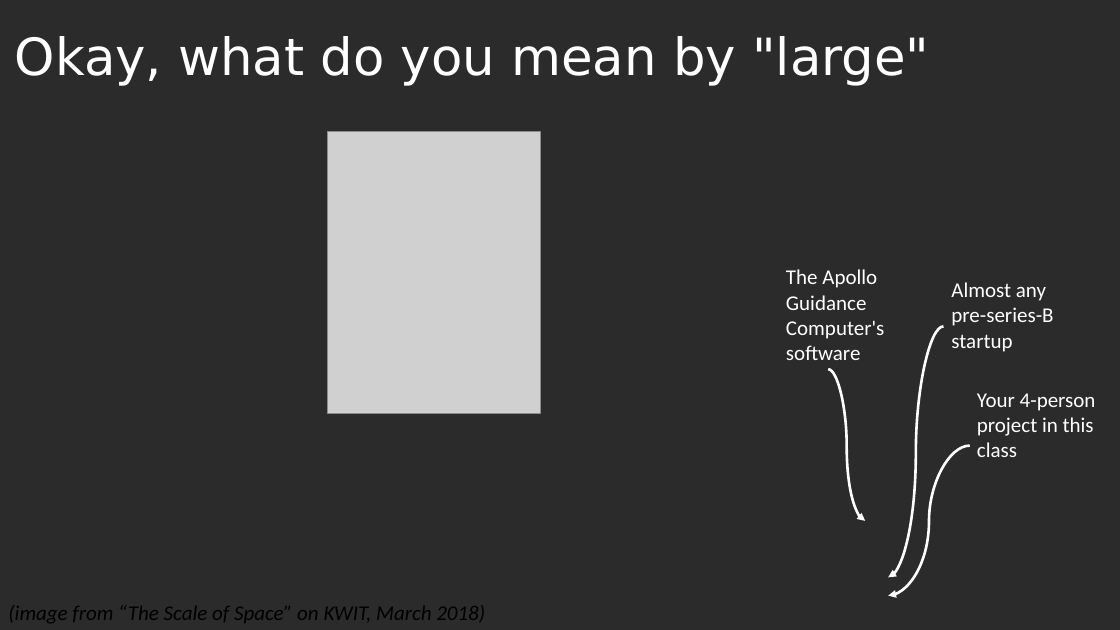
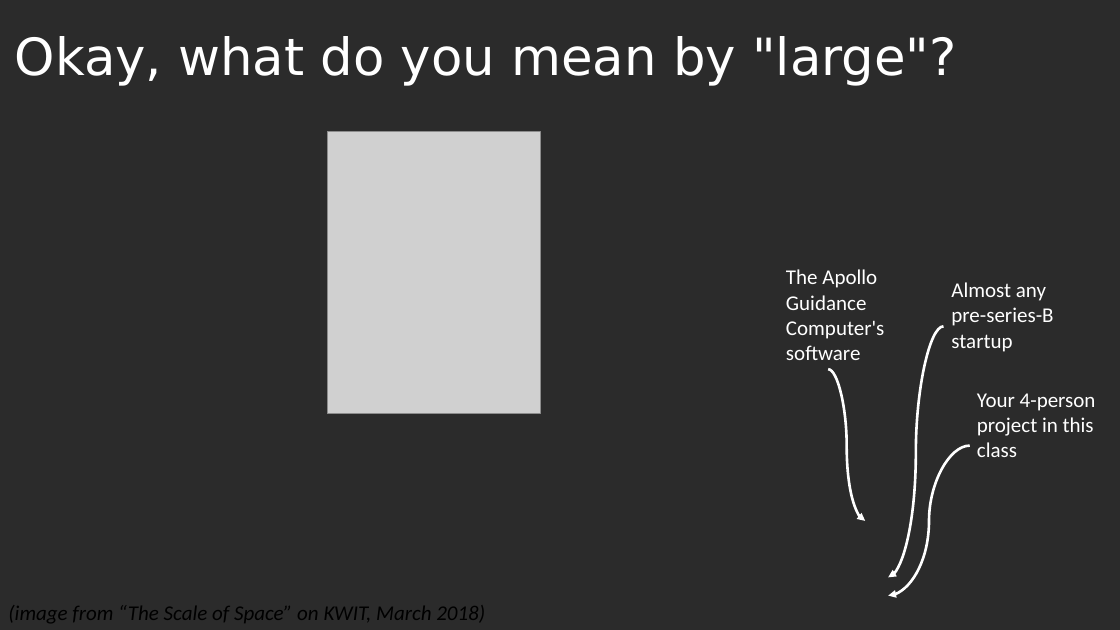
Before and after one commit to neu-se/CS4530-Fall-2026, a slide deck: slide 5 of Slides/Module 01.1 Course Introduction.pptx. Drawn at 1120x630 pixels with LibreOffice and Linux fonts; fonts in the diff are those of the drawing; grey boxes stand for pictures; background and template pictures are left out; a plain dark background stands for a picture behind light text. Boxes give left, top, right and bottom in pixels: in the first picture for what was removed or moved away, otherwise in the second. Text is boxed around its words. In the diff, an @@ line names an element or a change of style, - is before the commit and + after.

```diff
--- a/Slides/Module 01.1 Course Introduction.pptx
+++ b/Slides/Module 01.1 Course Introduction.pptx
@@ title at (15,36,956,86): text changed @@
-Okay, what do you mean by "large"
+Okay, what do you mean by "large"?
```
Also in this commit, not shown: 3 other slides changed, 3 other files.
